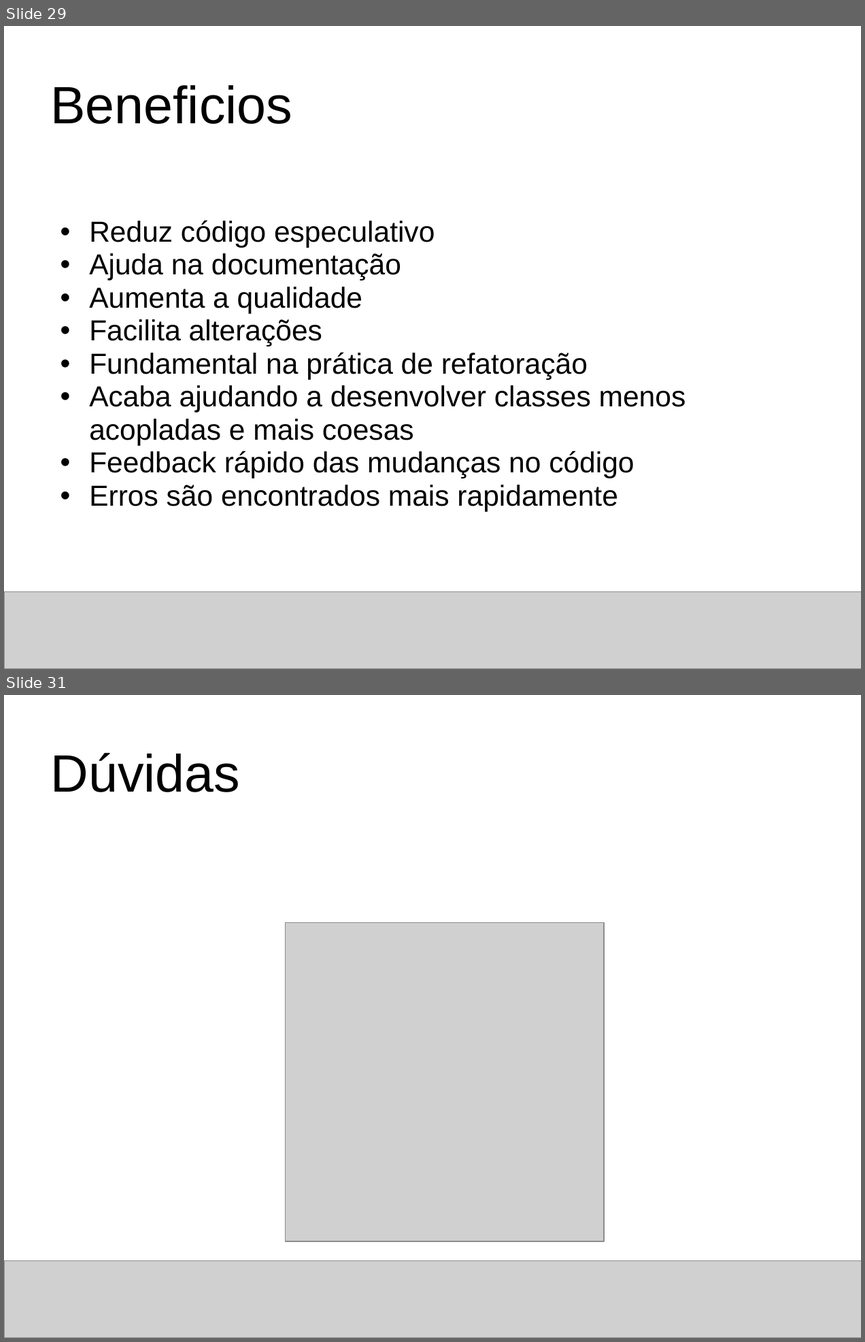
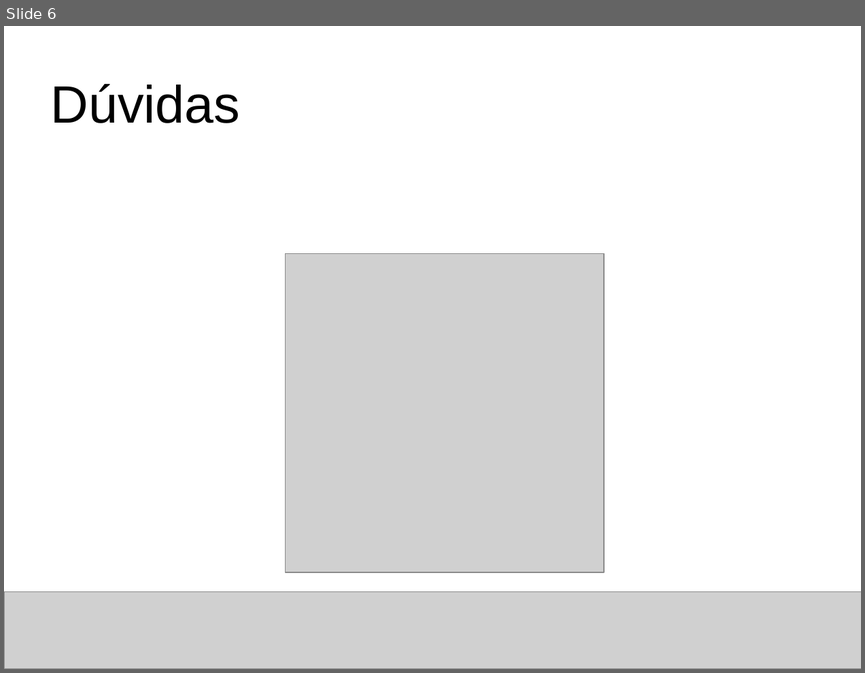
Before and after one commit to thiagoalvsantos/sabrh, a slide deck: Concepção/projeto_final_sabrh_apresentacao_proposta.ppt. Shown one above the other, each under a label of ours: slides 29 and 31 before the commit, slide 6 after it; the slides between them are not shown. The pictures are 865x1342 and 865x673 pixels, drawn with LibreOffice and Linux fonts; fonts in the diff are those of the drawing; grey boxes stand for pictures; background and template pictures are left out. Boxes give left, top, right and bottom in pixels: in the first picture for what was removed or moved away, otherwise in the second. Text is boxed around its words. In the diff, an @@ line names an element or a change of style, - is before the commit and + after.

```diff
--- a/Concepção/projeto_final_sabrh_apresentacao_proposta.ppt
+++ b/Concepção/projeto_final_sabrh_apresentacao_proposta.ppt
@@ slide 29 removed at [4, 26, 861, 669], background picture (left out) @@
@@ title removed at [50, 85, 292, 124] @@
-Beneficios
@@ text removed at [89, 220, 686, 511] @@
-  • Reduz código especulativo
-  • Ajuda na documentação
-  • Aumenta a qualidade
-  • Facilita alterações
-  • Fundamental na prática de refatoração
-  • Acaba ajudando a desenvolver classes menos acopladas e mais coesas
-  • Feedback rápido das mudanças no código
-  • Erros são encontrados mais rapidamente
@@ picture removed at [4, 592, 861, 669] @@
@@ what was slide 31 is now slide 6 @@
```
Also in this commit, not shown: 2 slides changed, 3 slides added, 27 other slides removed.
